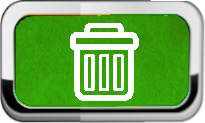
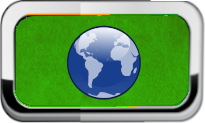
Before/after of a 205×123 layered artwork. What changed in the layer stack:
added layer "Capa pegada #9" above "Capa pegada #8" over [67, 25, 141, 100]
hid "Capa pegada #6" over [70, 23, 139, 101]
